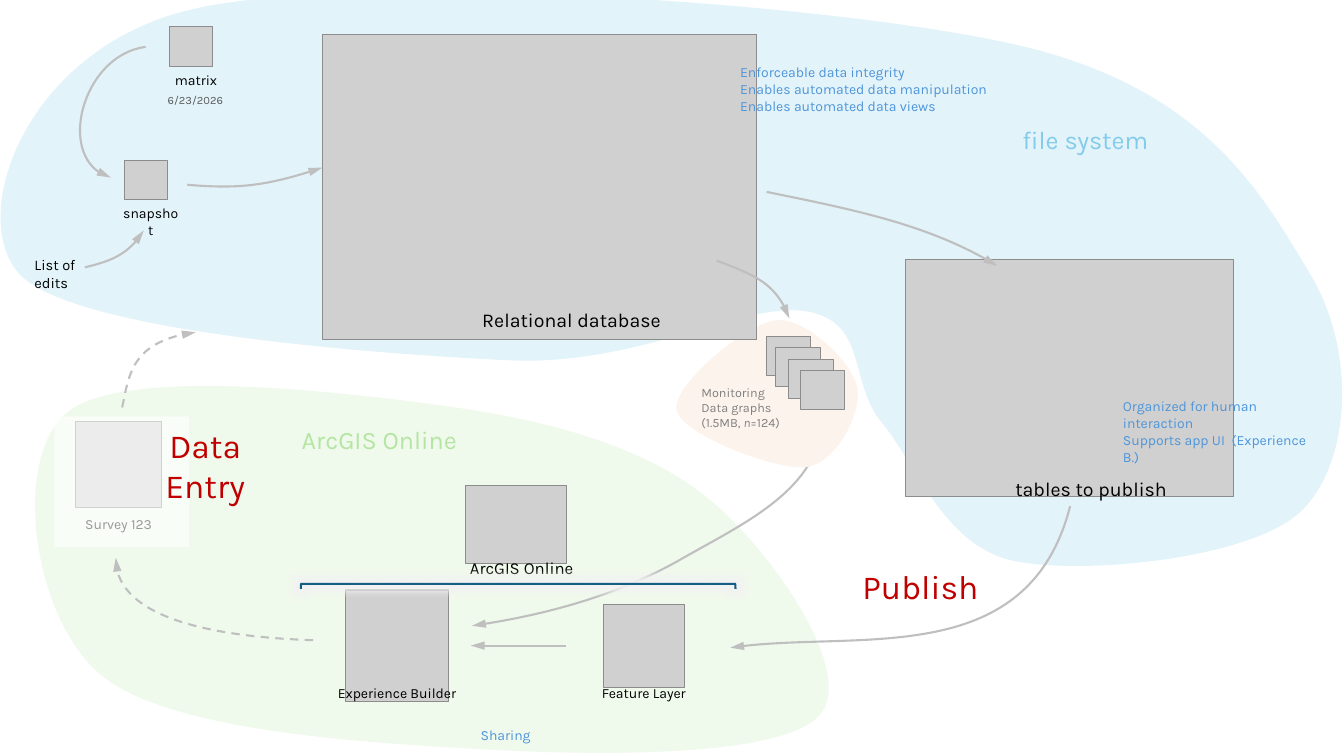
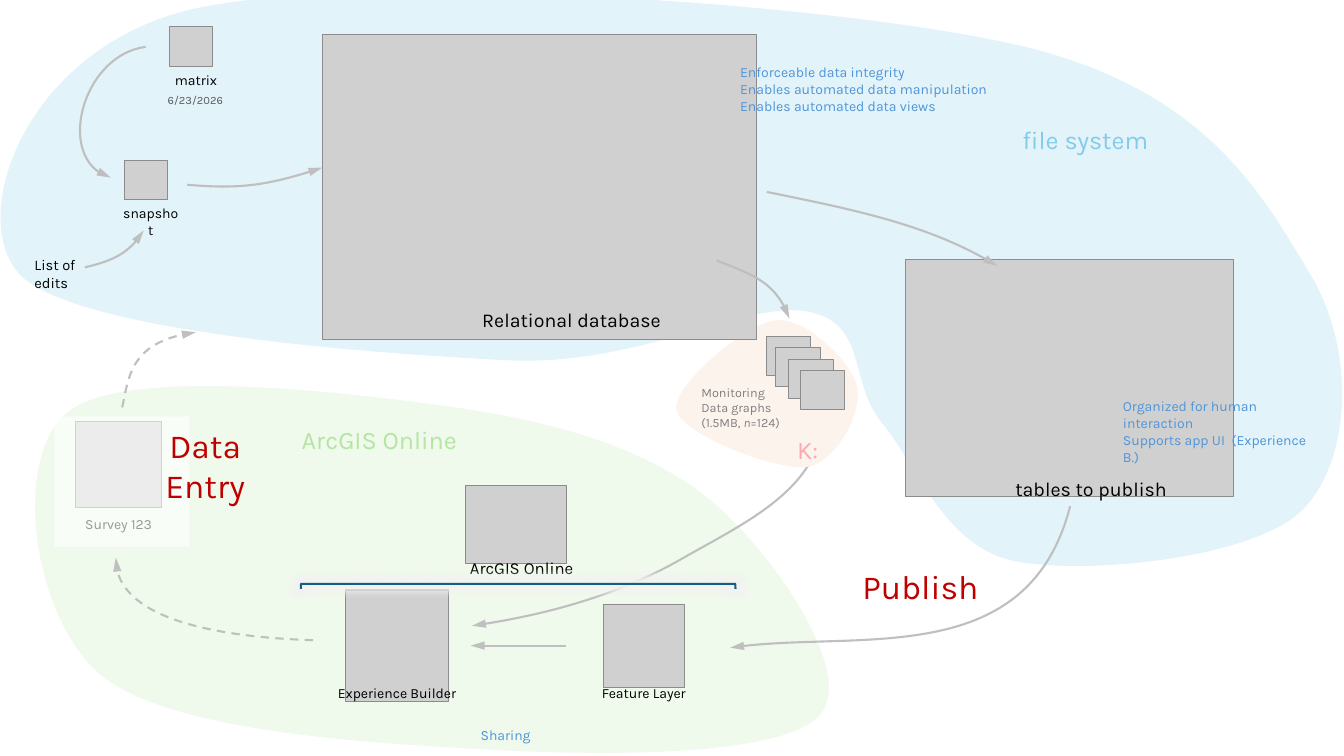
Before and after one commit to WA-Nearshore/seagrass-restoration-processing, a slide deck: slide 11 of docs/seagrass_restoration_storymap_notes.pptx. Drawn at 1344x756 pixels with LibreOffice and Linux fonts; fonts in the diff are those of the drawing; grey boxes stand for pictures. Boxes give left, top, right and bottom in pixels: in the first picture for what was removed or moved away, otherwise in the second. Text is boxed around its words. In the diff, an @@ line names an element or a change of style, - is before the commit and + after.

```diff
--- a/docs/seagrass_restoration_storymap_notes.pptx
+++ b/docs/seagrass_restoration_storymap_notes.pptx
@@ text added at <box>797,443,818,459</box>, 18 pt, text #FDA9B2 @@
+K:
```
Also in this commit, not shown: 2 other slides changed, 5 slides added.
